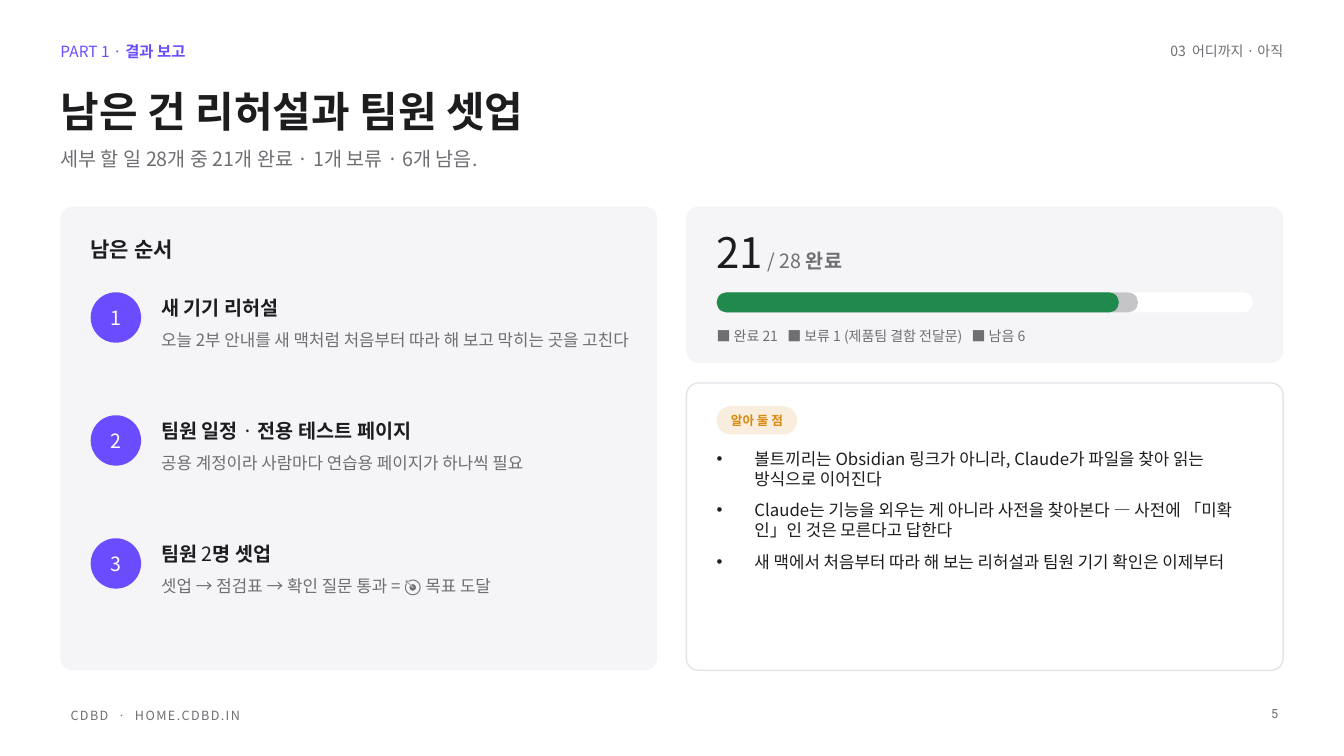
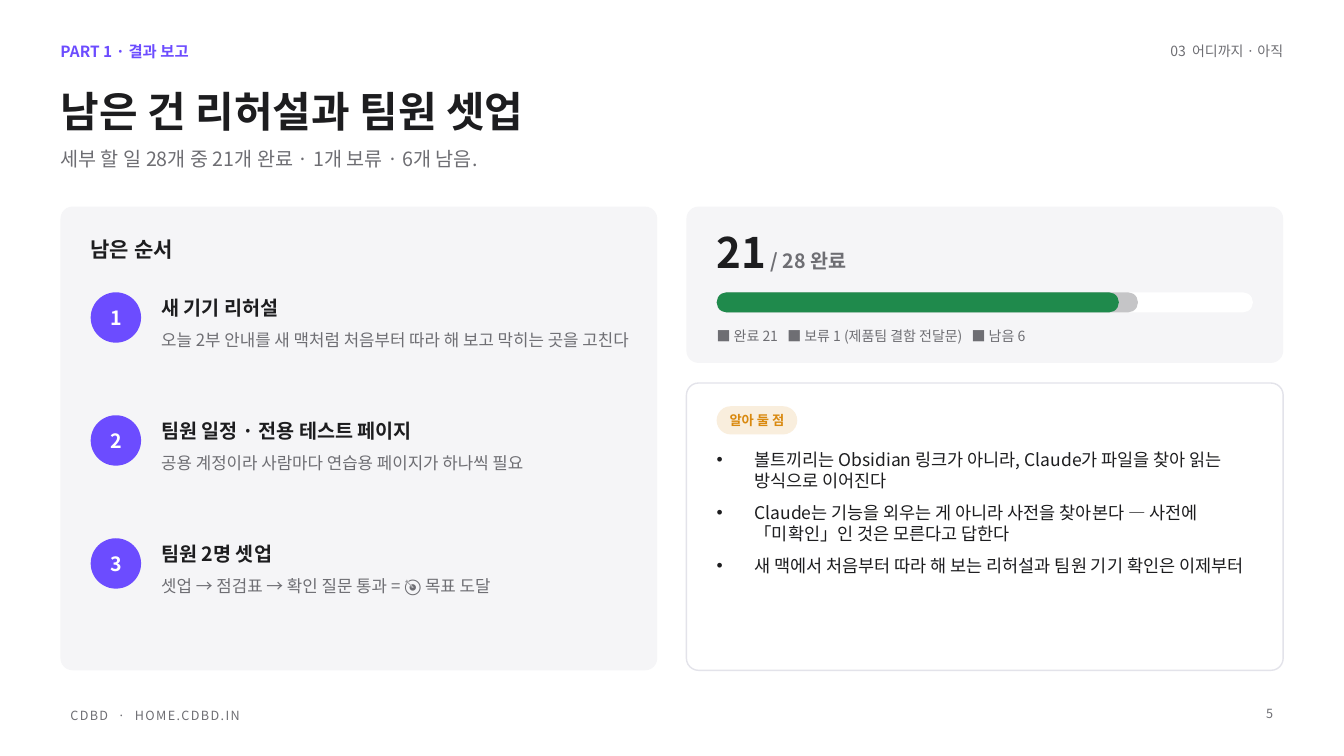
Before and after one commit to CdBd-in/design, a slide deck: slide 5 of _기능별 경로 가이드 — 결과 보고 발표 (2026-10-02).pptx. Drawn at 1344x756 pixels with LibreOffice and Linux fonts; fonts in the diff are those of the drawing. Boxes give left, top, right and bottom in pixels: in the first picture for what was removed or moved away, otherwise in the second. Text is boxed around its words. In the diff, an @@ line names an element or a change of style, - is before the commit and + after.

```diff
--- a/_기능별 경로 가이드 — 결과 보고 발표 (2026-10-02).pptx
+++ b/_기능별 경로 가이드 — 결과 보고 발표 (2026-10-02).pptx
@@ text "PART 1 · 결과 보고" at (x1=60, y1=44, x2=188, y2=59): font Roboto to Noto Sans CJK KR in "결과 보고"; bold on in "PART 1 ·" @@
@@ text "21 / 28 완료" at (x1=717, y1=236, x2=846, y2=270): font Roboto to Noto Sans CJK KR in "완료"; bold on in "21 / 28" @@
@@ text "알아 둘 점" at (x1=730, y1=411, x2=784, y2=429): size 9 to 9.5 pt, font Roboto to Noto Sans CJK KR @@
@@ text "볼트끼리는 Obsidian 링크가 아니라, Claude가 ..." at (x1=754, y1=451, x2=1243, y2=574): size 12 to 12.5 pt; font Roboto to Noto Sans CJK KR in "볼트끼리는 링크가 아니라, Claude가 파일을 찾아 읽는 ...", "Claude는 기능을 외우는 게 아니라 사전을 찾아본다 ...", "새 맥에서 처음부터 따라 해 보는 리허설과 ..." @@
@@ text "셋업 → 점검표 → 확인 ..." at (x1=161, y1=578, x2=491, y2=594): font Roboto to Noto Sans CJK KR in "셋업 점검표 확인 질문 통과 🎯 목표 ..." @@
@@ page number at (x1=1266, y1=709, x2=1273, y2=718): font Roboto to Noto Sans CJK KR @@
```
Also in this commit, not shown: 19 other slides changed, 2 slides added.
